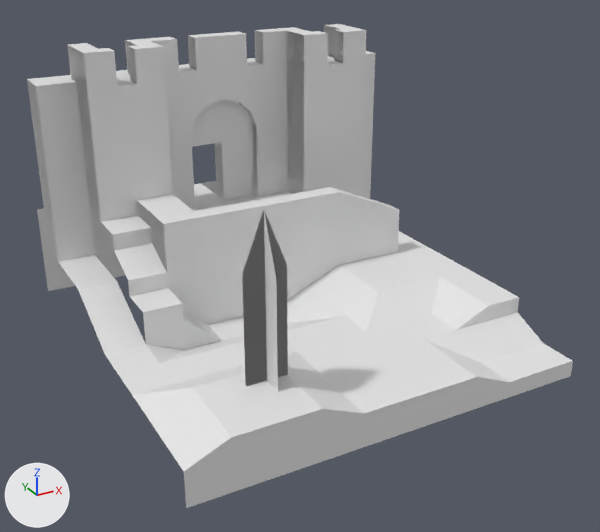
What one commit did to the Blender file client/models/maps/map002.blend.
Camera for both pictures: a 50 mm camera at (-1.18, -3.41, 2.85) aimed at (1.42, 1.32, 0.48). Every picture has the same lights, and +X, +Y and +Z are marked at lower left.

The older version as bpy lines, for what is in view:
```python
me_map002 = bpy.data.meshes.new('map002')
me_map002.from_pydata(...)  # 2415 vertices, 805 faces; spans x 0.0..280.0, y 0.0..308.0, z -12.0..192.0
me_map002.materials.append(None)
ob_map002 = bpy.data.objects.new('map002', me_map002)
ob_map002.location = (0.0, 0.0, 0.0)
ob_map002.scale = (0.01, 0.01, 0.01)
```
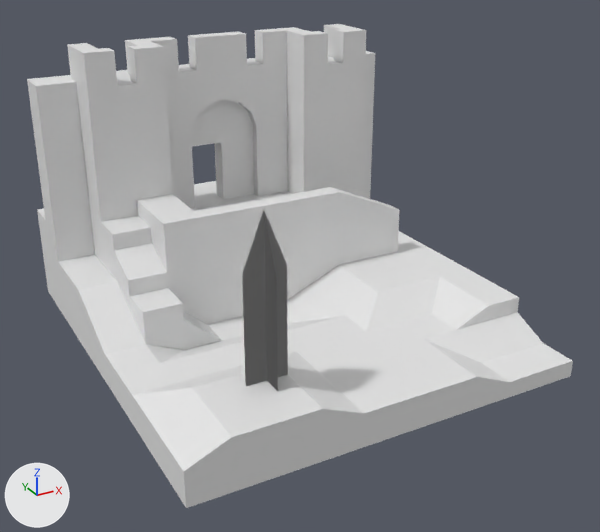
Patch to the scene script:
```diff
--- a/client/models/maps/map002.blend.py
+++ b/client/models/maps/map002.blend.py
@@ me_map002 @@
 # used by ob_map002; location = (0.0, 0.0, 0.0); scale = (0.01, 0.01, 0.01)
-me_map002.from_pydata(...)  # 2415 vertices, 805 faces; spans x 0.0..280.0, y 0.0..308.0, z -12.0..192.0
+me_map002.from_pydata(...)  # 2841 vertices, 947 faces; spans x 0.0..280.0, y 0.0..308.0, z -12.0..192.0
+# me_map002 part 1: 426 vertices added at x 0.0..252.0, y 0.0..308.0, z -12.0..192.0
```

Pixel boxes [x1, y1, x2, y2] of what changed, in the pictures (600 x 532 px):
part 1 of me_map002, added
    after: [27, 26, 365, 507]
